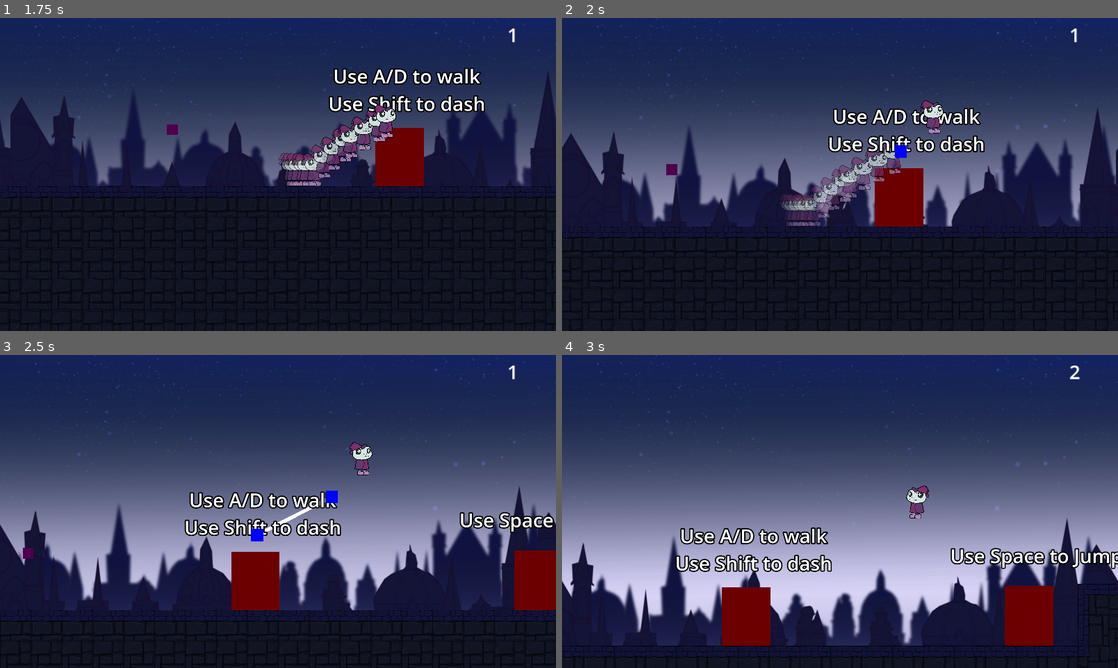
Above: before the commit, frames 1-4 (two rows, left to right).
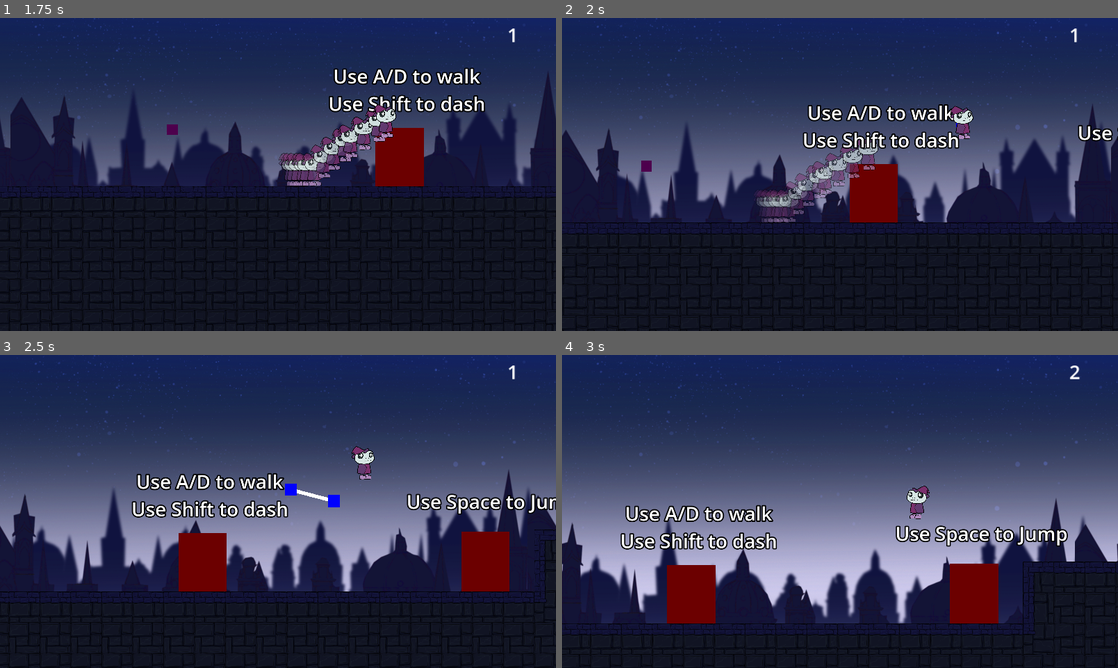
Above: after the commit, the same moments.

Repository: DerBrotDoktor/Frogoth
Game: Godot game, scene res://scenes/main/main.tscn
Two runs of this game, one before a commit and one after it. Both use one fixed random seed, a clock stepped at 60 frames per second and the inputs below.
Inputs:
- Up to frame 1 (1.75 s): click "Start" at 0.5 s; hold D (right) from 1.28 s (still down); tap Shift (dash) at 1.35 s; tap Space (jump) at 1.52 s
- Up to frame 2 (2 s): keep holding D (right)
- Up to frame 3 (2.5 s): keep holding D (right); tap Shift (dash) at 2.1 s; tap Space (jump) at 2.27 s
- Up to frame 4 (3 s): release D (right) at 2.78 s; hold A (left) from 2.78 s (still down); tap F (discrad_shape) at 2.85 s

Frame 1 is identical in both runs. In frame 2, 13% of the frame differs, in the area x 0-100%, y 26-100%; in frame 3, 21%; in frame 4, 23%, in the area x 0-100%, y 41-100%.

Commit message:
Fixed: dash

Diff:
--- a/scenes/main/bash_point_controller.gd
+++ b/scenes/main/bash_point_controller.gd
@@ -43,7 +43,7 @@
 	for point in current_points:
 		if point == points[0]:
 			break
-		elif point.has_method("delete_point"):
+		elif point and point.has_method("delete_point"):
 				point.delete_point()
 	current_shape.finish_shape(points)
 	current_shape = null
--- a/scenes/player/player.gd
+++ b/scenes/player/player.gd
@@ -12,6 +12,7 @@
 @export var double_jump_velocity = -300.0 ##Initial velocity for second jump
 @export var dash_speed = 400 ##Speed for the dash
 @export_range(0,200) var dash_acceleration = 20.0 ##Acceleration for the dash
+@export_range(0,200) var dash_deceleration = 20.0 ##Deceleration for the dash
 @export var ghost_node : PackedScene ##Ghost sprite, placed while dashing
 @export var max_health = 3 ##Maximum player health
 @export var gravity = 1000 ##Gravity
@@ -38,7 +39,7 @@
 
 	add_gravity(delta)
 	try_jump()
-	handle_movement()
+	handle_movement(delta)
 	var was_on_floor = is_on_floor()
 	move_and_slide()
 	check_coyote(was_on_floor)
@@ -48,7 +49,7 @@
 	if not is_on_floor() and can_move:
 		velocity.y += gravity * delta
 
-func handle_movement():
+func handle_movement(delta):
 	if not $DashTimer.is_stopped():
 		handle_dash_movement()
 		return
@@ -60,8 +61,12 @@
 		elif direction < 0:
 			velocity.x = max(velocity.x - acceleration, -normal_speed)
 			$Animation.flip_h = true
+	elif not $DashDelay.is_stopped():
+		print(velocity)
+		velocity.x = lerpf(velocity.x, normal_speed, dash_deceleration*delta)
+		velocity.y = lerpf(velocity.y, 0, dash_deceleration*delta*2)
 	elif can_move:
-		velocity.x = lerpf(velocity.x, 0, deceleration)
+			velocity.x = lerpf(velocity.x, 0, deceleration)
 
 func handle_dash_movement():
 	if dash_direction.x > 0:
@@ -176,6 +181,9 @@
 
 func _on_dash_timer_timeout():
 	$GhostTimer.stop()
+	$DashDelay.start()
+
+func _on_dash_delay_timeout():
 	$DashCooldown.start()
 	can_move = true
 	try_place_orb()
--- a/scenes/player/player.tscn
+++ b/scenes/player/player.tscn
@@ -78,6 +78,7 @@
 double_jump_velocity = -1000.0
 dash_speed = 3000
 dash_acceleration = 80.0
+dash_deceleration = 3.0
 ghost_node = ExtResource("2_rl3rv")
 gravity = 2600
 temporary_orb_prefab = ExtResource("3_qo4h5")
@@ -118,6 +119,10 @@
 [node name="GhostTimer" type="Timer" parent="."]
 wait_time = 0.03
 
+[node name="DashDelay" type="Timer" parent="."]
+wait_time = 0.2
+one_shot = true
+
 [node name="DashCooldown" type="Timer" parent="."]
 one_shot = true
 
@@ -138,6 +143,7 @@
 [connection signal="timeout" from="CoyoteTimer" to="." method="_on_coyote_timer_timeout"]
 [connection signal="timeout" from="DashTimer" to="." method="_on_dash_timer_timeout"]
 [connection signal="timeout" from="GhostTimer" to="." method="_on_ghost_timer_timeout"]
+[connection signal="timeout" from="DashDelay" to="." method="_on_dash_delay_timeout"]
 [connection signal="area_entered" from="TriggerArea" to="." method="_on_trigger_area_area_entered"]
 [connection signal="area_exited" from="TriggerArea" to="." method="_on_trigger_area_area_exited"]
 [connection signal="body_entered" from="TriggerArea" to="." method="_on_trigger_area_body_entered"]
